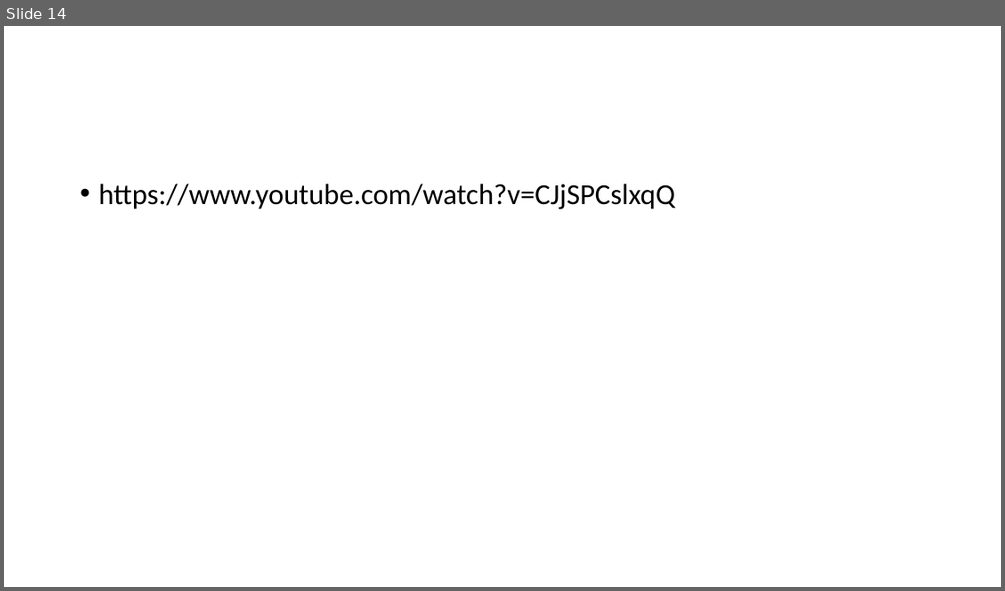
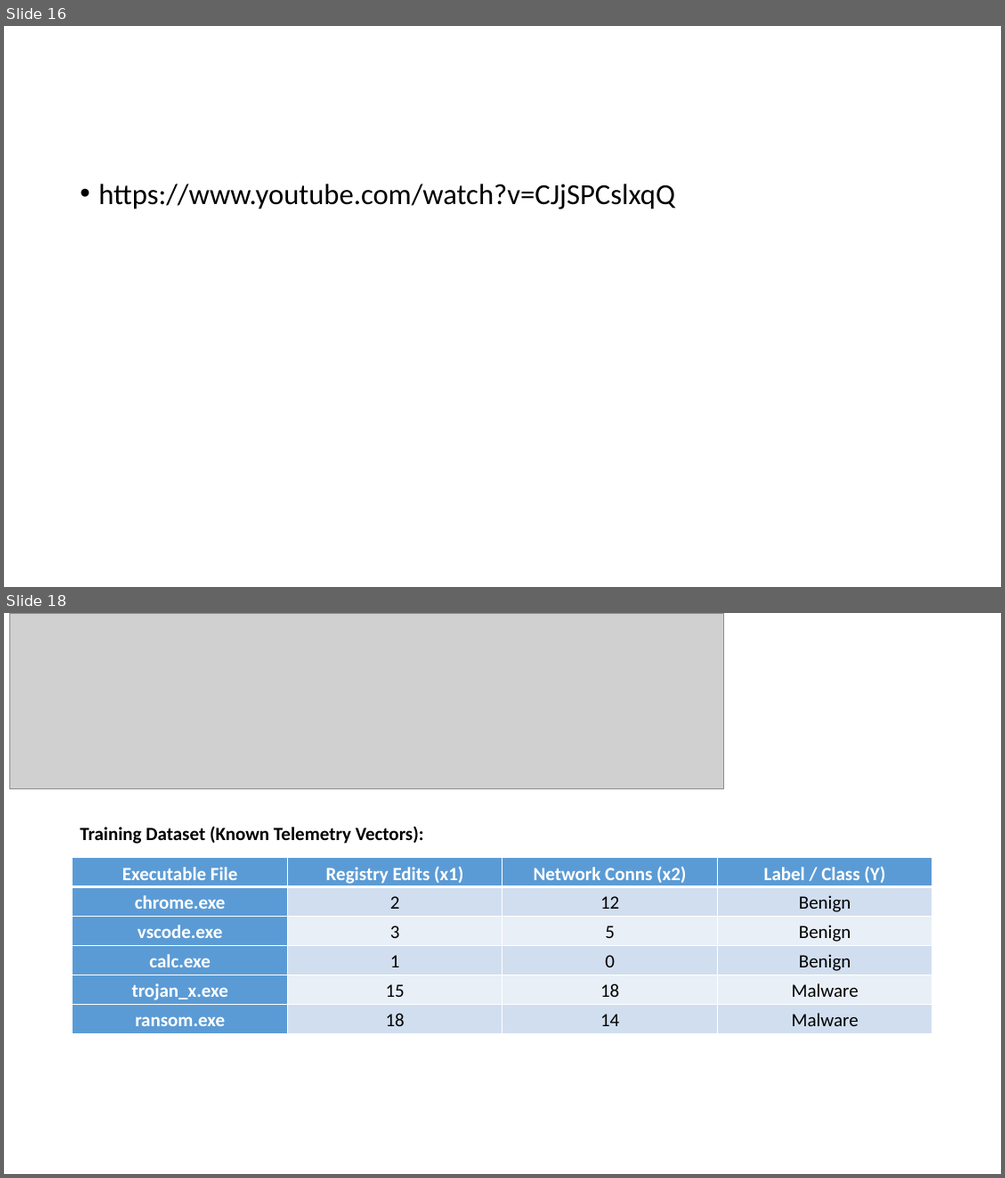
Before and after one commit to SharafatKarim/pstu-cse-academic, a slide deck: Semester 7/algorithm engineering/slides (murad sir)/3.pptx. Shown one above the other, each under a label of ours: slide 14 before the commit, slides 16 and 18 after it; the slides between them are not shown. The pictures are 1005x591 and 1005x1178 pixels, drawn with LibreOffice and Linux fonts; fonts in the diff are those of the drawing; grey boxes stand for pictures. Boxes give left, top, right and bottom in pixels: in the first picture for what was removed or moved away, otherwise in the second. Text is boxed around its words. In the diff, an @@ line names an element or a change of style, - is before the commit and + after.

```diff
--- a/Semester 7/algorithm engineering/slides (murad sir)/3.pptx
+++ b/Semester 7/algorithm engineering/slides (murad sir)/3.pptx
@@ slide 18 added at (4, 613, 1001, 1174), background #FFFFFF @@
@@ picture added at (9, 614, 723, 788) @@
@@ text added at (80, 826, 424, 844), 18 pt, text #000000, bold @@
+Training Dataset (Known Telemetry Vectors):
@@ table added at (73, 858, 934, 1030), 6 rows, 4 columns @@
+Executable File | Registry Edits (x1) | Network Conns (x2) | Label / Class (Y)
+chrome.exe | 2 | 12 | Benign
+vscode.exe | 3 | 5 | Benign
+calc.exe | 1 | 0 | Benign
+trojan_x.exe | 15 | 18 | Malware
+ransom.exe | 18 | 14 | Malware
@@ what was slide 14 is now slide 16 @@
```
Also in this commit, not shown: 5 other slides added.
